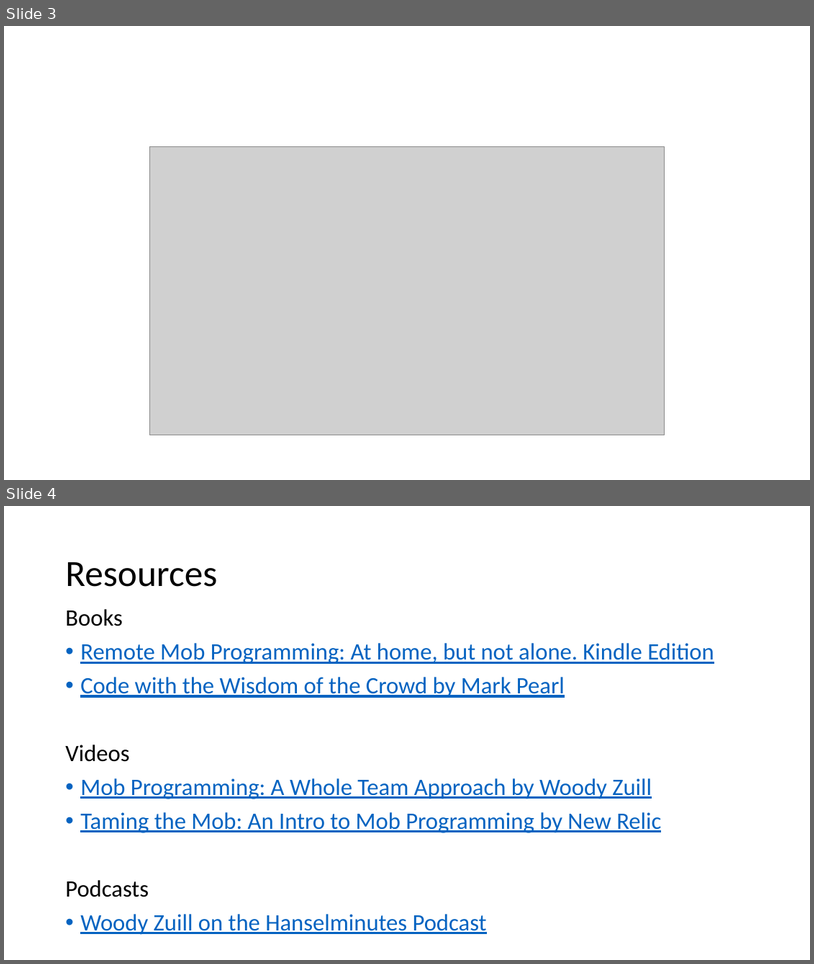
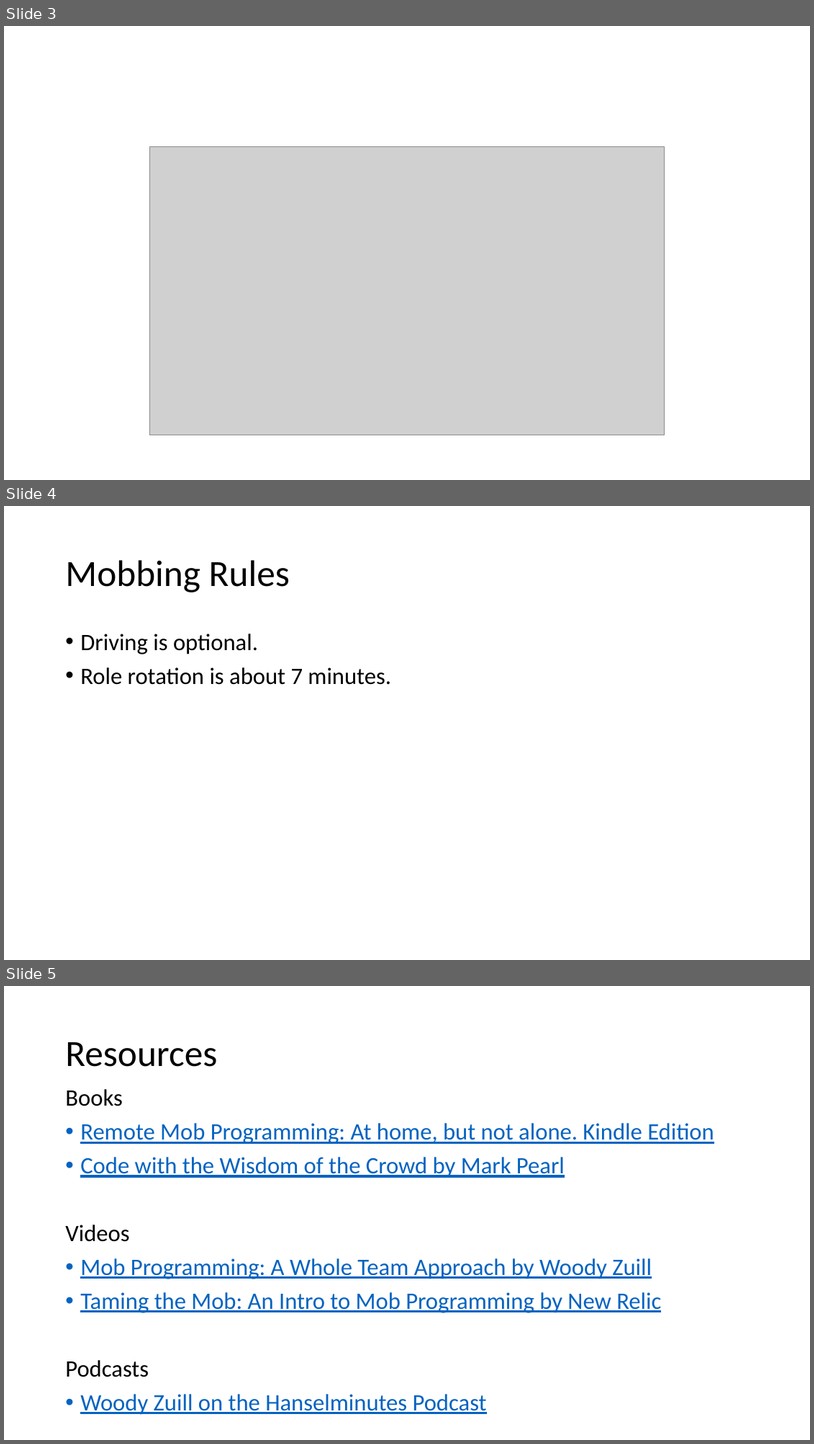
Before and after one commit to jonathan-r-jones/Mob-Programming-Demo, a slide deck: mob.pptx. Shown one above the other, each under a label of ours: slides 3 and 4 before the commit, slides 3, 4 and 5 after it. The pictures are 814x964 and 814x1444 pixels, drawn with LibreOffice and Linux fonts; fonts in the diff are those of the drawing; grey boxes stand for pictures. Boxes give left, top, right and bottom in pixels: in the first picture for what was removed or moved away, otherwise in the second. Text is boxed around its words. In the diff, an @@ line names an element or a change of style, - is before the commit and + after.

Commit message:
Oct-28-2020_6:18_PM

```diff
--- a/mob.pptx
+++ b/mob.pptx
@@ slide 4 added at [4, 506, 810, 960], background #FFFFFF @@
@@ title added at [65, 560, 290, 592], 44 pt, text #000000 @@
+Mobbing Rules
@@ text added at [80, 633, 391, 685], 28 pt, text #000000 @@
+• Driving is optional.
+• Role rotation is about 7 minutes.
@@ what was slide 4 is now slide 5 @@
```
